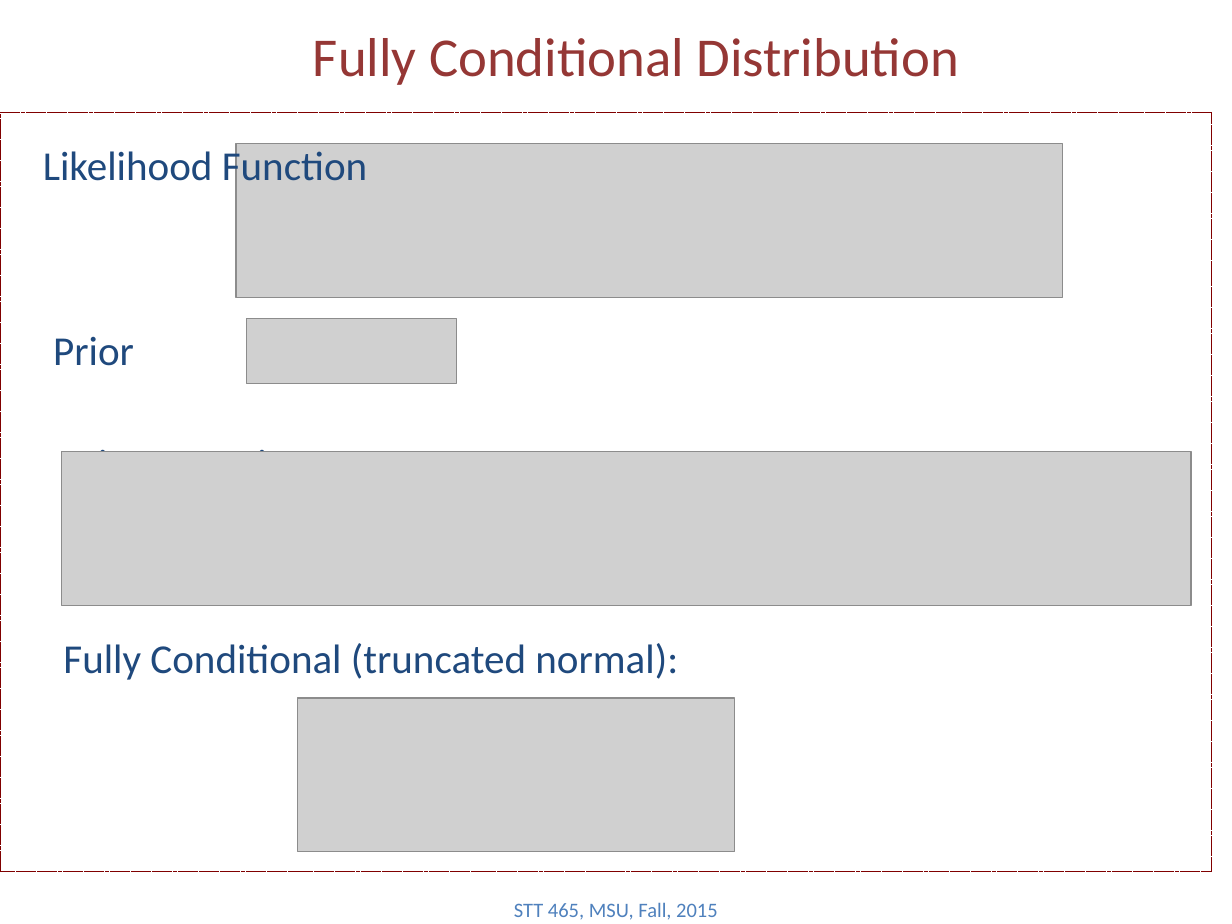
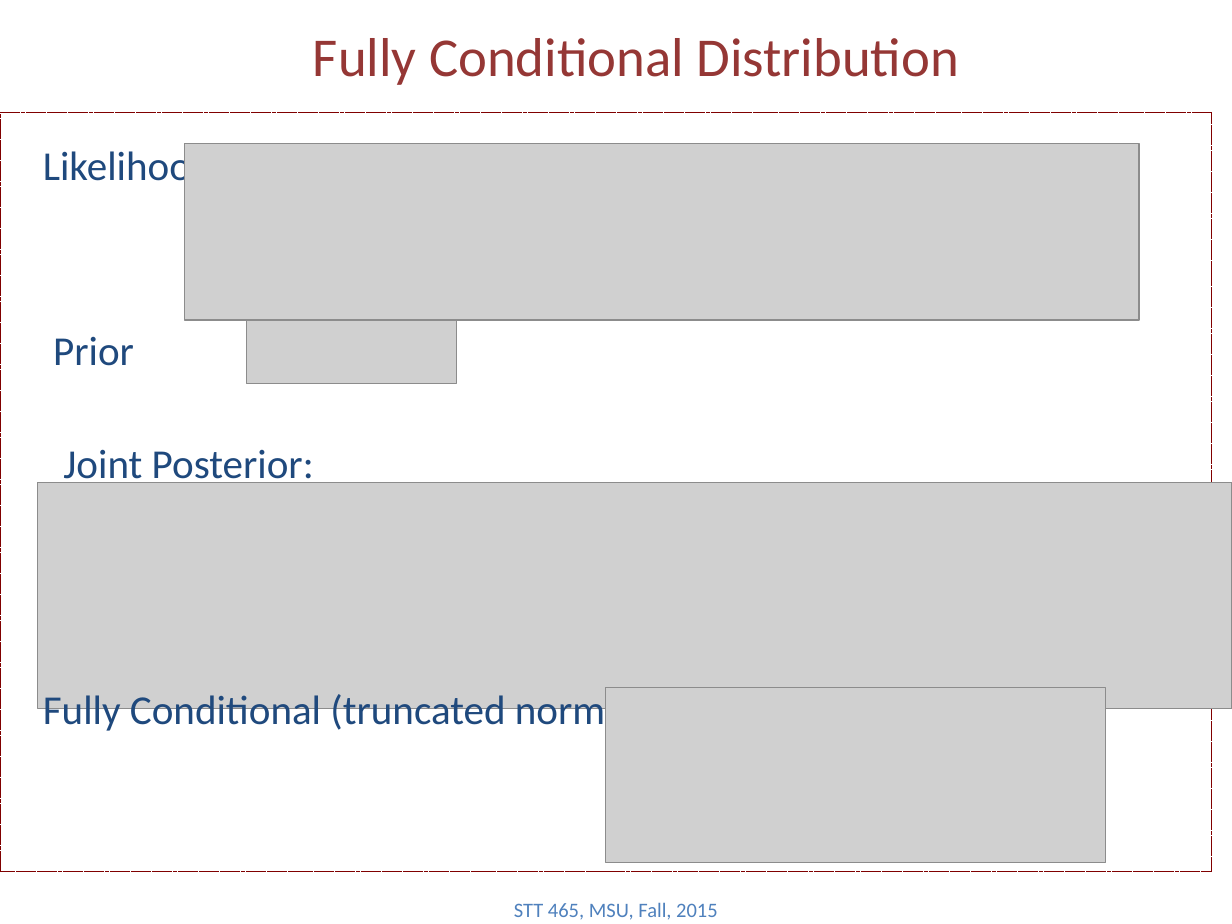
Before and after one commit to Boukos/STT465, a slide deck: slide 7 of STT465_14.pptx (slide 9 before the commit). Drawn at 1232x924 pixels with LibreOffice and Linux fonts; fonts in the diff are those of the drawing; grey boxes stand for pictures. Boxes give left, top, right and bottom in pixels: in the first picture for what was removed or moved away, otherwise in the second. Text is boxed around its words. In the diff, an @@ line names an element or a change of style, - is before the commit and + after.

```diff
--- a/STT465_14.pptx
+++ b/STT465_14.pptx
@@ picture: place and size @@
-picture at [237,144,1063,298]
+picture at [185,144,1140,320]
@@ picture: place and size @@
-picture at [62,452,1191,606]
+picture at [38,483,1232,708]
@@ text "Fully Conditional (truncated normal):" rewrapped from [63,643,678,680] to [43,691,658,735] @@
@@ picture added at [606,687,1106,862] @@
@@ picture removed at [298,699,736,853] @@
```
Also in this commit, not shown: 7 other slides changed, 4 slides added, 3 slides removed, 3 other files.
